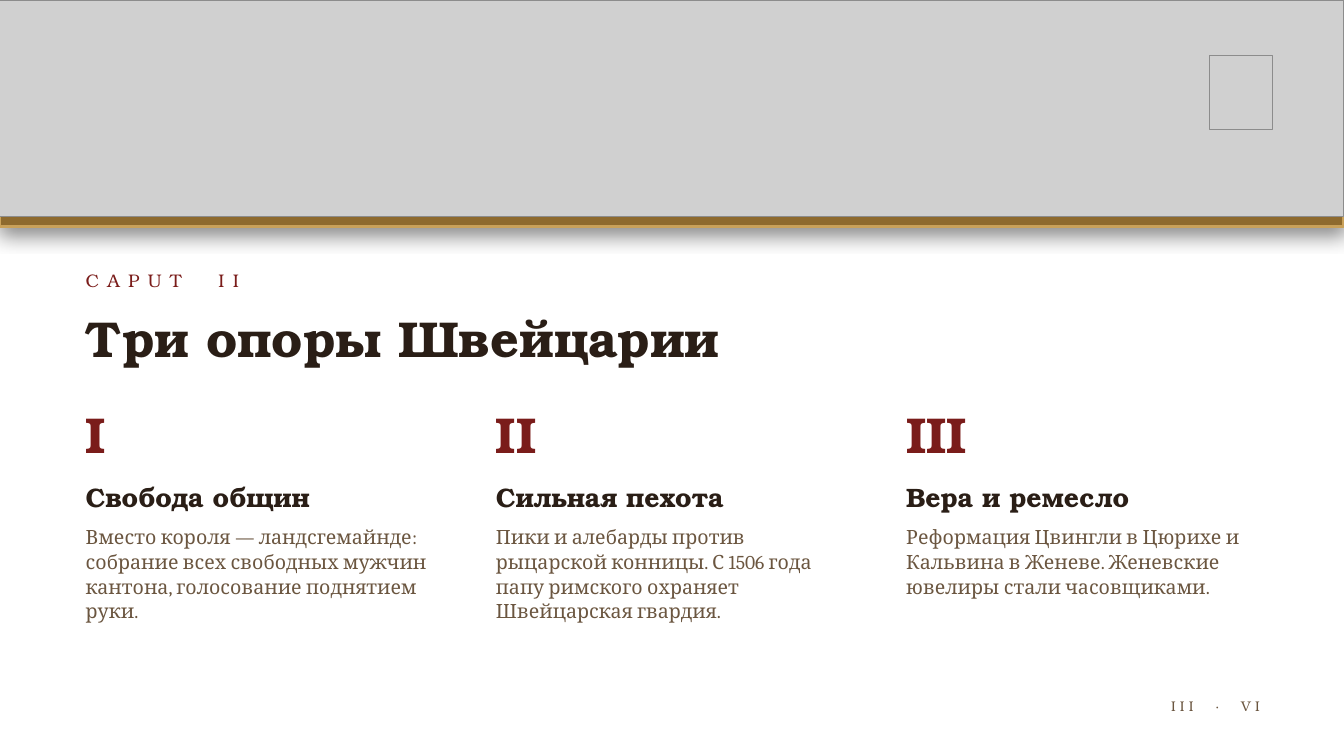
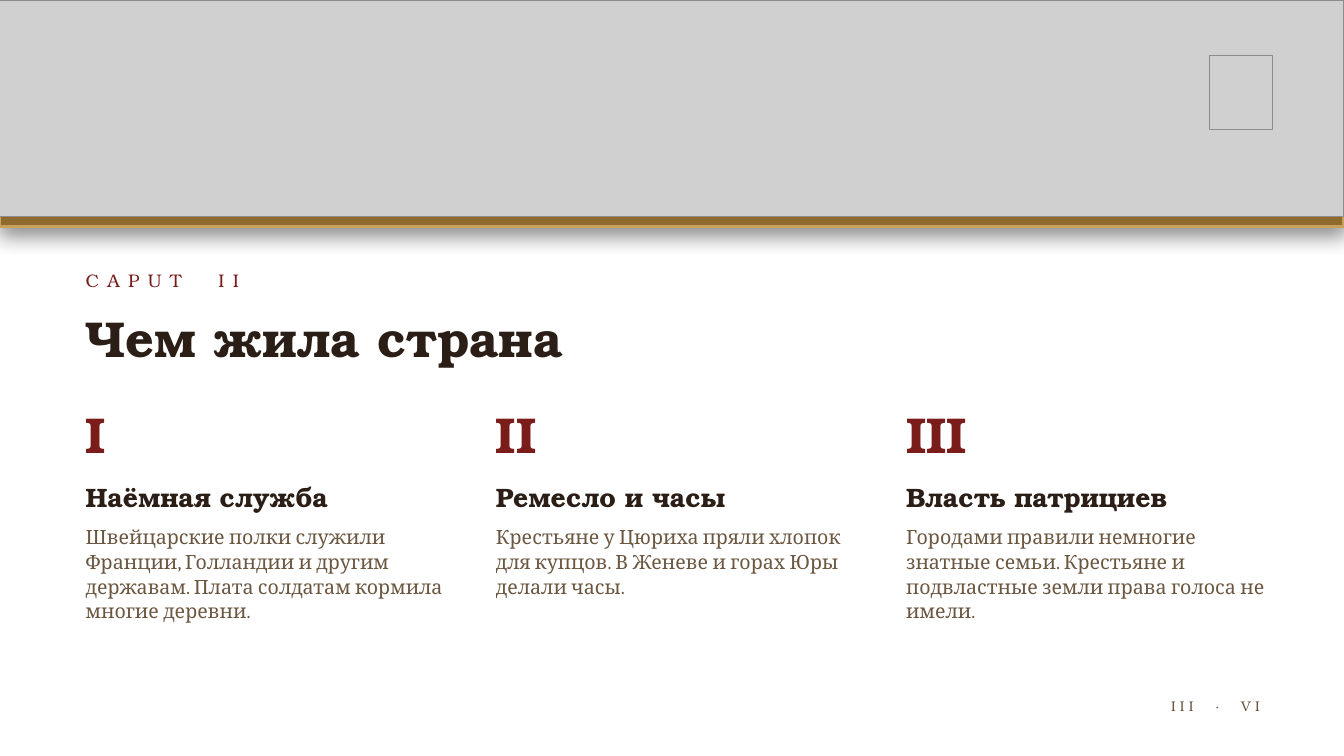
Before and after one commit to kir11evglen12-design/aromio, a slide deck: slide 3 of presentation/Helvetia.pptx. Drawn at 1344x756 pixels with LibreOffice and Linux fonts; fonts in the diff are those of the drawing; grey boxes stand for pictures; background and template pictures are left out. Boxes give left, top, right and bottom in pixels: in the first picture for what was removed or moved away, otherwise in the second. Text is boxed around its words. In the diff, an @@ line names an element or a change of style, - is before the commit and + after.

```diff
--- a/presentation/Helvetia.pptx
+++ b/presentation/Helvetia.pptx
@@ text at (86,322,562,368): text changed @@
-Три опоры Швейцарии
+Чем жила страна
@@ text at (86,486,328,513): text changed @@
-Свобода общин
+Наёмная служба
@@ text at (496,489,725,508): text changed @@
-Сильная пехота
+Ремесло и часы
@@ text at (906,489,1167,513): text changed @@
-Вера и ремесло
+Власть патрициев
@@ text at (86,529,442,623): text changed @@
-Вместо короля — ландсгемайнде: собрание всех свободных мужчин кантона, голосование поднятием руки.
+Швейцарские полки служили Франции, Голландии и другим державам. Плата солдатам кормила многие деревни.
@@ text at (496,530,841,598): text changed @@
-Пики и алебарды против рыцарской конницы. С 1506 года папу римского охраняет Швейцарская гвардия.
+Крестьяне у Цюриха пряли хлопок для купцов. В Женеве и горах Юры делали часы.
@@ text at (906,530,1264,618): text changed @@
-Реформация Цвингли в Цюрихе и Кальвина в Женеве. Женевские ювелиры стали часовщиками.
+Городами правили немногие знатные семьи. Крестьяне и подвластные земли права голоса не имели.
```
Also in this commit, not shown: 2 other slides changed, 3 slides added, 3 slides removed, 2 other files.
